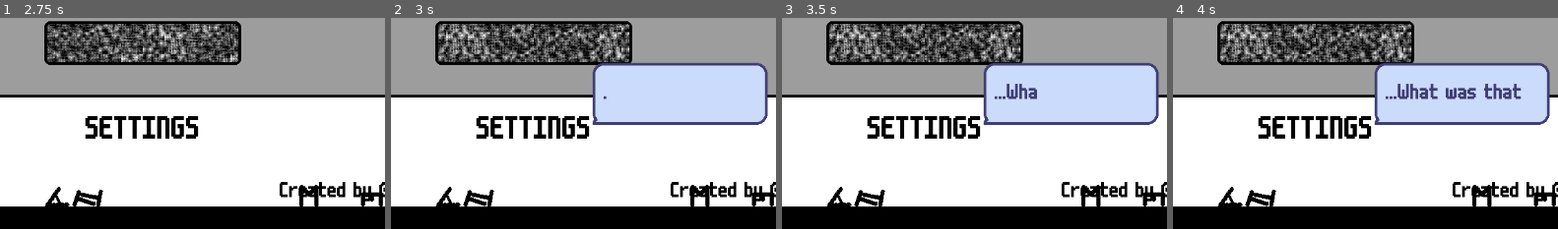
Above: before the commit, frames 1-4 (left to right).
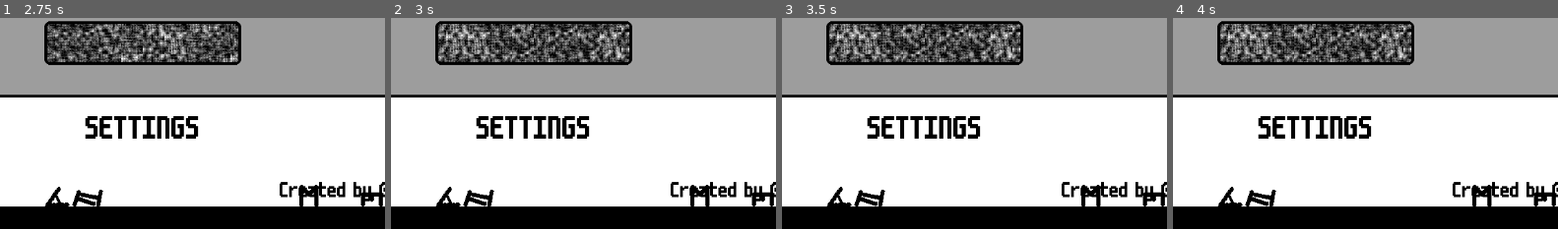
Above: after the commit, the same moments.

Repository: conor-wilson/secret-sapphire
Game: Godot game, scene res://scenes/main.tscn
The game is run twice, just before and just after one commit, with the same random seed, the same clock (stepped at 60 frames per second) and the same inputs.
Inputs (mouse positions are % of the whole screen's width and height, from its top left):
- Up to frame 1 (2.75 s): tap Enter at 0.5 s; move the mouse to (49, 56) at 0.52 s; click (49, 56) at 0.6 s; move the mouse to (29, 54) at 1.27 s; click (29, 54) at 1.35 s; move the mouse to (59, 26) at 2.02 s; click (59, 26) at 2.1 s
- Up to frame 2 (3 s): move the mouse to (44, 70) at 2.77 s; click (44, 70) at 2.85 s
- Up to frame 3 (3.5 s): no input
- Up to frame 4 (4 s): move the mouse to (80, 65) at 3.52 s; click (80, 65) at 3.6 s
The pictures show only the part of the screen within x 31-81%, y 50-100%; the shares and areas given below are measured in that part.

Frame 1 is identical in both runs. In frame 2, 13% of the frame differs, in the area x 52-98%, y 20-51%; in frame 3, 13%; in frame 4, 13%.

Commit message:
Fixed dialogue

Diff:
--- a/let-me-play/scenes/main.gd
+++ b/let-me-play/scenes/main.gd
@@ -52,13 +52,13 @@
 	shake_screen(30.0, 5.0)
 
 	# Start the "What was that?" dialogue
-	await get_tree().create_timer(1.5).timeout
+	await get_tree().create_timer(4).timeout
 	var lines: Array[String] = [
-		"...What was that???",
+		"...What was that?",
 		"Was that what I think it was? o_o",
-		"Honestly... I told that dev to fix that start button before release...",
+		"Honestly... I told that dev to fix that START GAME button before release...",
 		"Oh well, luckily I can fix it for you ^_^",
-		"You'll come and unlock me first though..."
+		"You'll have come and unlock me first though..."
 	]
 	DialogueManager.new_dialogue_sequence($DialogueMarkers/WhatWasThat1.position, lines)
 	DialogueManager.new_dialogue_sequence($DialogueMarkers/WhatWasThat2.position, lines)
--- a/let-me-play/scenes/main.tscn
+++ b/let-me-play/scenes/main.tscn
@@ -25,10 +25,10 @@
 [node name="DialogueMarkers" type="Node2D" parent="."]
 
 [node name="WhatWasThat1" type="Marker2D" parent="DialogueMarkers"]
-position = Vector2(790, 512)
+position = Vector2(795, 512)
 
 [node name="WhatWasThat2" type="Marker2D" parent="DialogueMarkers"]
-position = Vector2(2008, 393)
+position = Vector2(2021, 392)
 
 [connection signal="settings_pressed" from="Menus/MainMenu" to="." method="_on_main_menu_settings_pressed"]
 [connection signal="shake_screen" from="Menus/MainMenu" to="." method="_on_main_menu_shake_screen"]
--- a/let-me-play/scenes/settings_menu.gd
+++ b/let-me-play/scenes/settings_menu.gd
@@ -33,13 +33,13 @@
 		DialogueManager.stop_all_dialogue()
 		DialogueManager.new_dialogue_sequence($DialogueMarkers/WrongPasswordMarker.global_position, lines)
 	else:
-		shake_screen.emit(15, 5)
 		var lines: Array[String] = [
 			"Damn ¬_¬ the dev locked it behind his username...",
 			"I bet he credited himself somewhere around here... >.>"
 		]
 		DialogueManager.stop_all_dialogue()
 		DialogueManager.new_dialogue_sequence($DialogueMarkers/WrongPasswordMarker.global_position, lines)
+		shake_screen.emit(15, 5)
 
 func _on_password_box_text_submitted(new_text: String) -> void:
 	print("Password Entered: ", new_text)
--- a/let-me-play/scenes/settings_menu.tscn
+++ b/let-me-play/scenes/settings_menu.tscn
@@ -135,7 +135,7 @@
 [node name="DialogueMarkers" type="Node2D" parent="."]
 
 [node name="WrongPasswordMarker" type="Marker2D" parent="DialogueMarkers"]
-position = Vector2(856, 392)
+position = Vector2(872, 392)
 
 [connection signal="pressed" from="CenterContainer/MarginContainer/VBoxContainer/SecretSettingsButton" to="." method="_on_secret_settings_button_pressed"]
 [connection signal="text_submitted" from="CenterContainer/MarginContainer/VBoxContainer/UsernameBox" to="." method="_on_username_box_text_submitted"]
